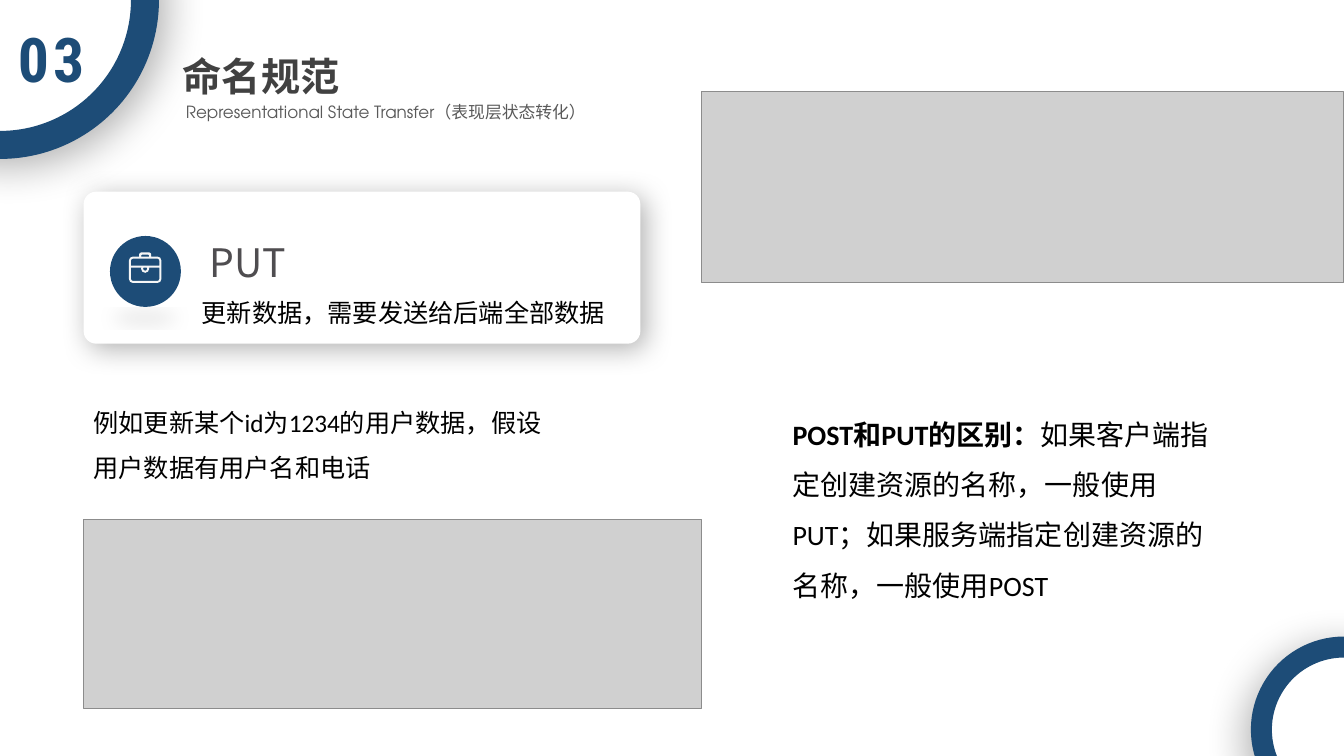
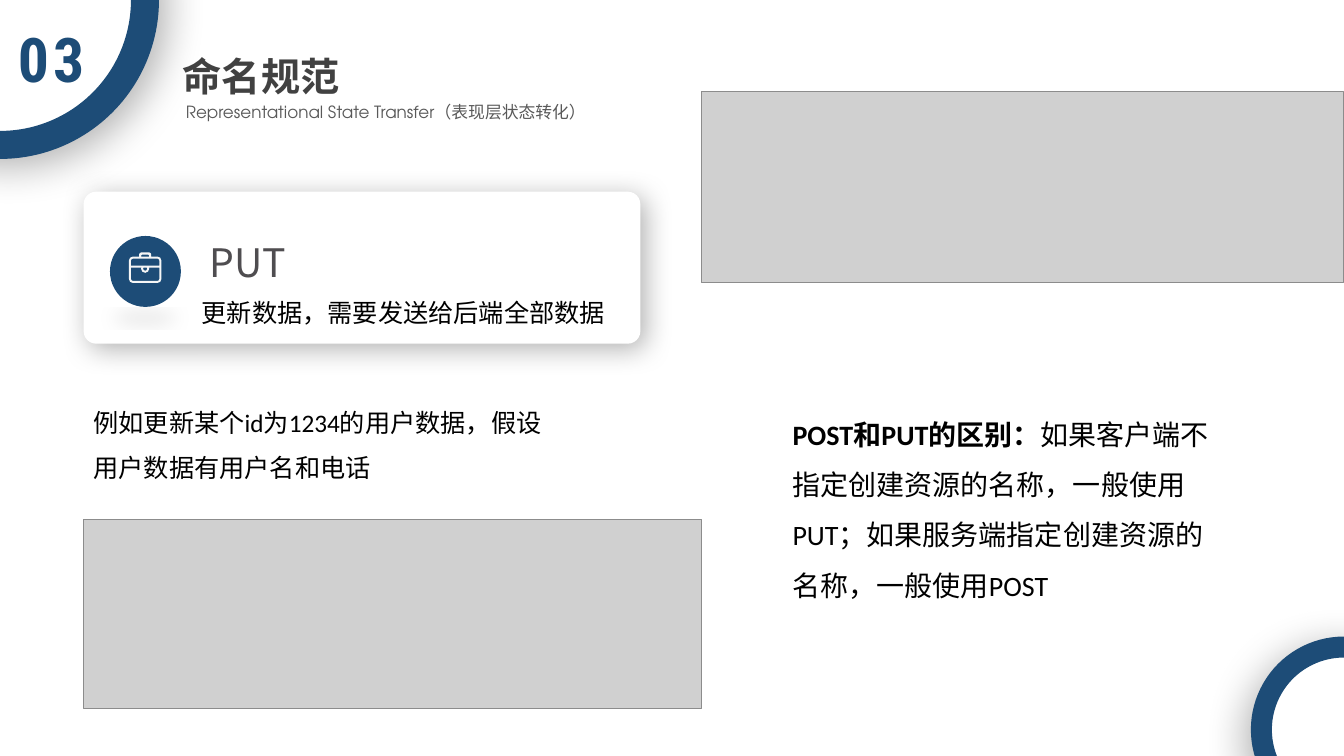
Before and after one commit to ACTSysGroup/Dev-Club, a slide deck: slide 14 of back-end/框架/RESTful.pptx. Drawn at 1344x756 pixels with LibreOffice and Linux fonts; fonts in the diff are those of the drawing; grey boxes stand for pictures; background and template pictures are left out. Boxes give left, top, right and bottom in pixels: in the first picture for what was removed or moved away, otherwise in the second. Text is boxed around its words. In the diff, an @@ line names an element or a change of style, - is before the commit and + after.

```diff
--- a/back-end/框架/RESTful.pptx
+++ b/back-end/框架/RESTful.pptx
@@ text at (793, 421, 1209, 599): text changed @@
-POST和PUT的区别：如果客户端指定创建资源的名称，一般使用PUT；如果服务端指定创建资源的名称，一般使用POST
+POST和PUT的区别：如果客户端不指定创建资源的名称，一般使用PUT；如果服务端指定创建资源的名称，一般使用POST
```
Also in this commit, not shown: 1 other slide changed.
